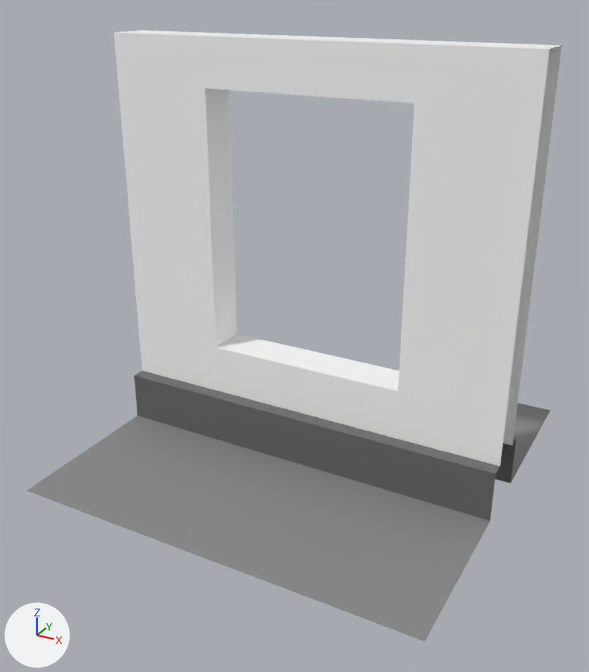
Before and after pictures for a commit that changed the FBX model Assets/Game/Content/Models/Walls/Normal/I_Wall_Straight_Window.fbx.
Before and after are seen from a 50 mm lens placed at (1.69, -3.25, 2.23), pointed at (-0.01, -0.16, 0.69). The axes (+X, +Y, +Z) are drawn at lower left. The lights are the same throughout. Where no turn or scale is listed for an object, it has been applied to the vertices.

Names of what the first picture shows: 'I_Wall_Straight_Window'.
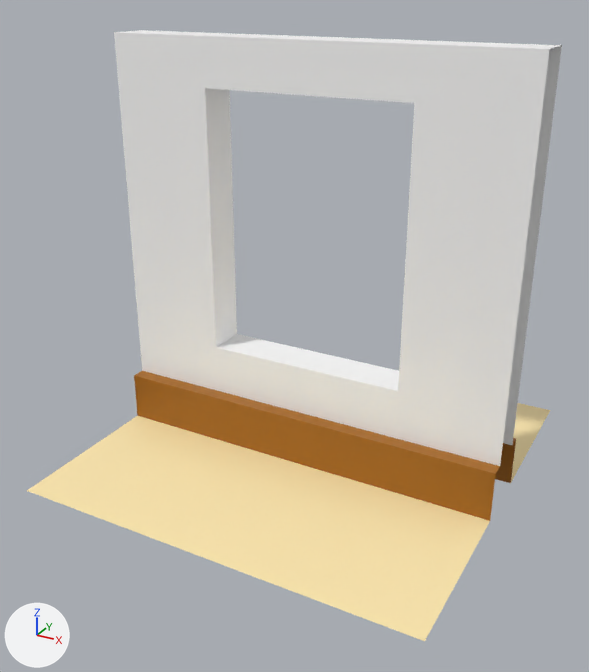
Changed parts and their boxes [x1, y1, x2, y2] in the pictures (589 x 672 px):
'I_Wall_Straight_Window', surface changed (grey to beige)
    both: [27, 274, 550, 641]
part 1 of me_mesh, surface changed (grey to beige)
    both: [27, 30, 562, 641]

The change in detail:
Picture 'ColorAtlasFinal.png' (img_coloratlasfinal_png) is new.
Material 'lambert2' (mat_lambert2) changes its picture from img_coloratlas2_png to img_coloratlasfinal_png.
me_mesh has 40 vertices, 35 faces and spans x -1.0..1.0, y -1.0..1.0, z 0.0..2.0.
me_mesh is used by ob_i_wall_straight_window; location (0.0, 0.0, 0.0).
me_mesh part 1: texture (UV) coordinates of 35 of 35 faces, centred in x -0.83..0.83, y -0.59..0.59, z 0.0..2.0, changed; they spanned u 0.01..0.84, v 0.51..1.0 and now span u 0.13..0.62, v 0.0..0.37.
